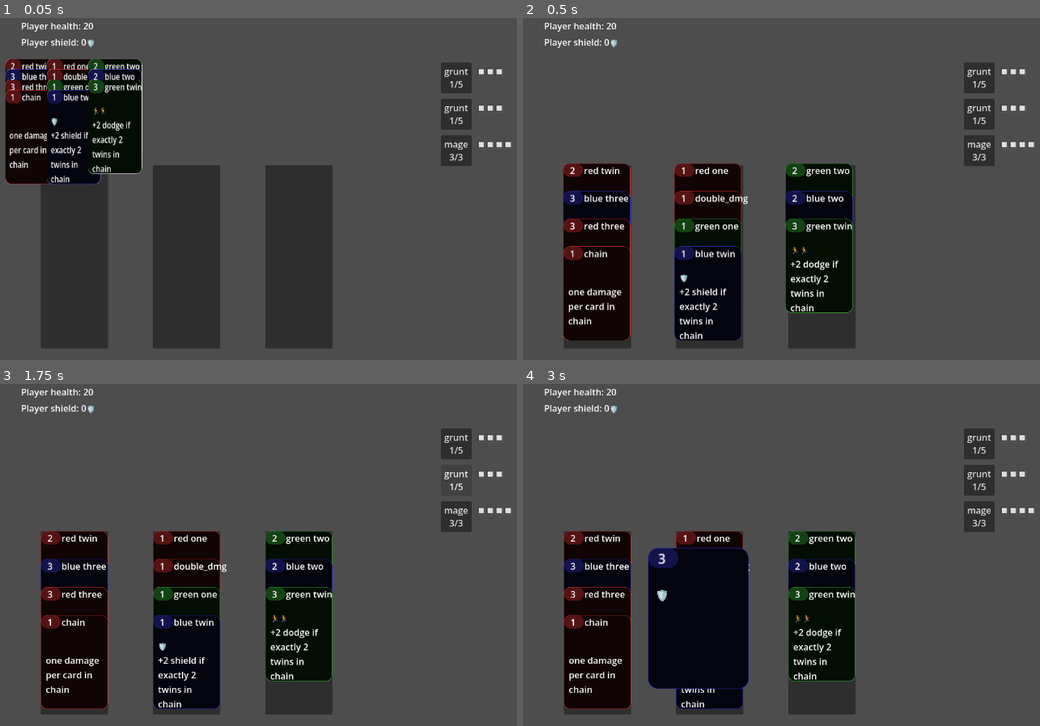
Above: before the commit, frames 1-4 (two rows, left to right).
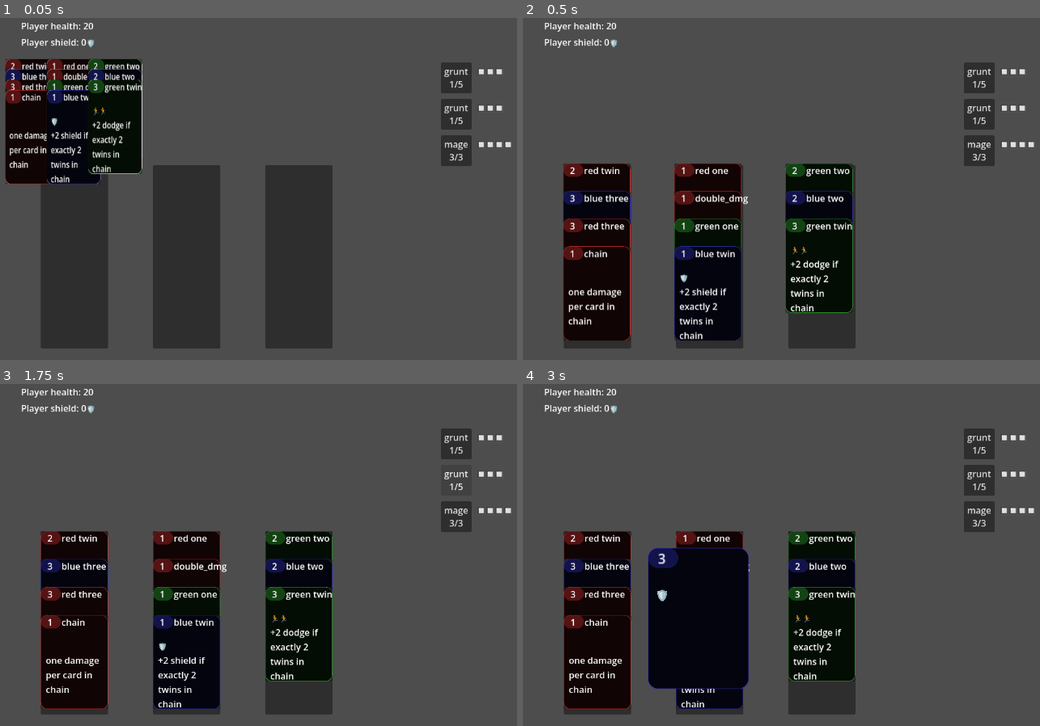
Above: after the commit, the same moments.

Repository: tgbrooks/cocards
Game: Godot game, scene res://main.tscn
The game is run twice, just before and just after one commit, with the same random seed, the same clock (stepped at 60 frames per second) and the same inputs.
Inputs (mouse positions are in pixels of both pictures, inside the frame that each line leads up to):
- Up to frame 1 (0.05 s): no input
- Up to frame 2 (0.5 s): no input
- Up to frame 3 (1.75 s): click "grunt 1/5" at 0.5 s; click "grunt 1/5" at 1.25 s
- Up to frame 4 (3 s): click "mage 3/3" at 2 s; click (595, 578) at 2.77 s

The runs differ from the first frame. In frame 1, less than 0.1% of the frame differs, in the area x 1-28%, y 12-49%; in frame 2, less than 0.1%, in the area x 7-64%, y 42-95%; in frame 3, less than 0.1%; in frame 4, less than 0.1%.

Commit message:
Clean up

Diff:
--- a/card.gd
+++ b/card.gd
@@ -37,7 +37,6 @@
 	card_sprite.modulate = Util.suit_to_color(suit)
 	description_label.text = '%s%s%s\n%s' % [damage_icons, shield_icons, dodge_icons, description]
 	button.pressed.connect(_on_pressed)
-	button.modulate = Color(1.0, 1.0, 1.0, 0.0)
 
 	button.mouse_entered.connect(_on_hover)
 	button.mouse_exited.connect(_off_hover)
@@ -49,6 +48,7 @@
 	preview.add_child(description_label.duplicate(false))
 
 func _process(_delta: float) -> void:
+	# Keep the card preview visible on screen
 	var wsize: Vector2 = get_window().size
 	var global_loc = global_position.y
 	var size = card_sprite.get_rect().size.y * card_sprite.scale.y * preview.scale.y
